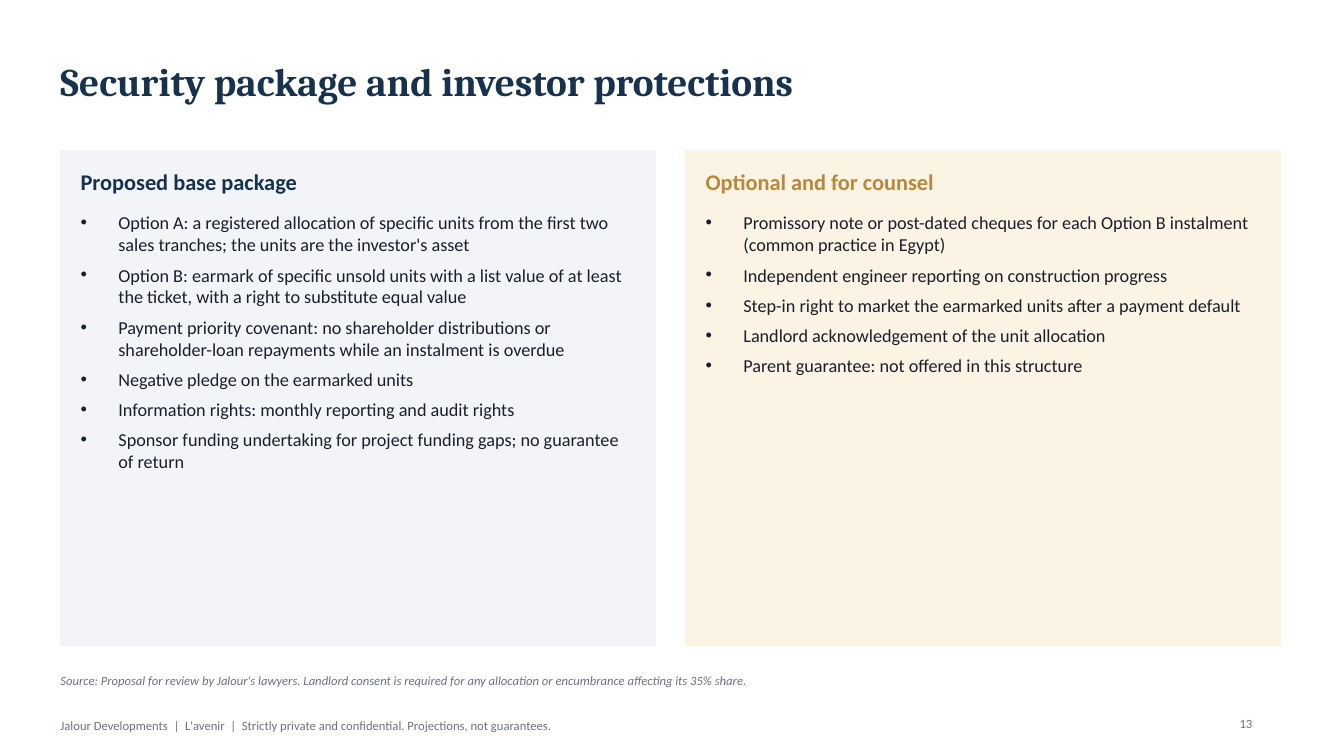
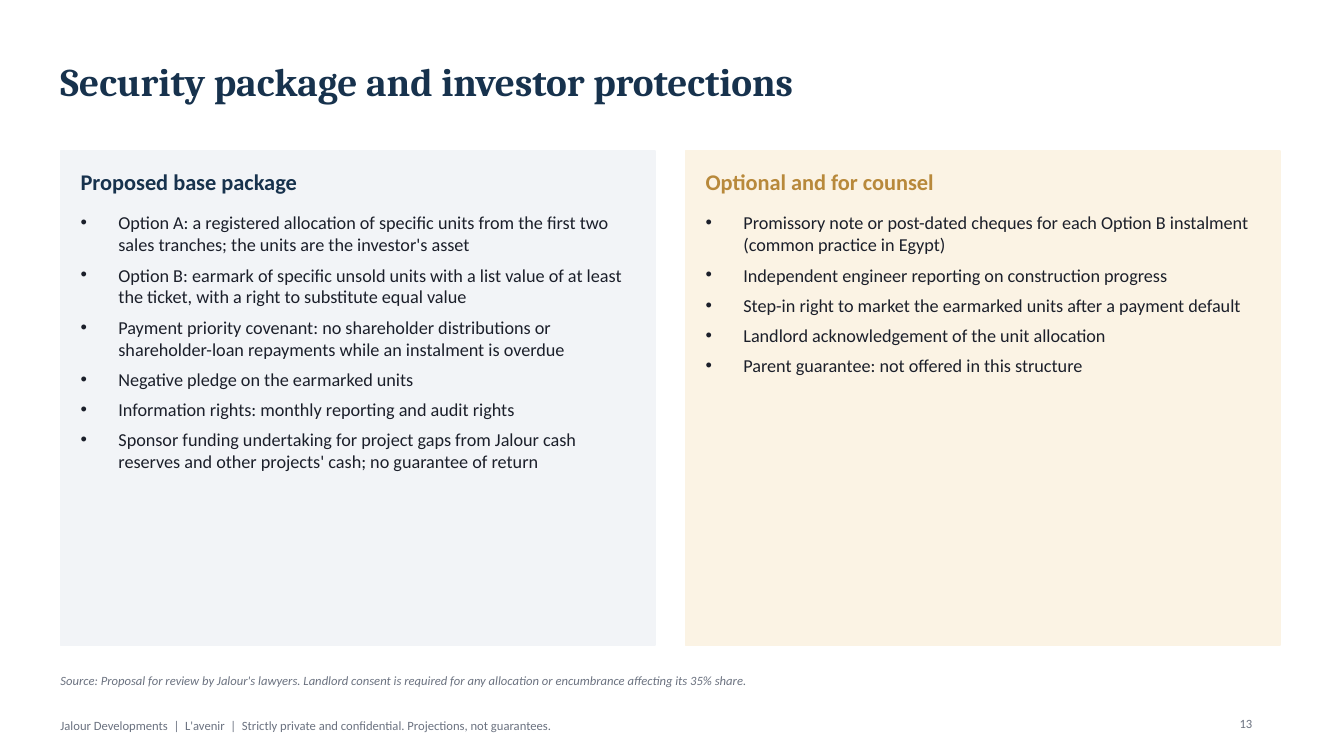
Before and after one commit to abdelnabiii/Jalour_inv_pitch, a slide deck: slide 13 of output/LA_050M/Deck.pptx. Drawn at 1344x756 pixels with LibreOffice and Linux fonts; fonts in the diff are those of the drawing. Boxes give left, top, right and bottom in pixels: in the first picture for what was removed or moved away, otherwise in the second. Text is boxed around its words. In the diff, an @@ line names an element or a change of style, - is before the commit and + after.

```diff
--- a/output/LA_050M/Deck.pptx
+++ b/output/LA_050M/Deck.pptx
@@ text at [118,433,576,471]: text changed @@
-• Sponsor funding undertaking for project funding gaps; no guarantee of return
+• Sponsor funding undertaking for project gaps from Jalour cash reserves and other projects' cash; no guarantee of return
```
Also in this commit, not shown: 7 other slides changed, 47 other files.
